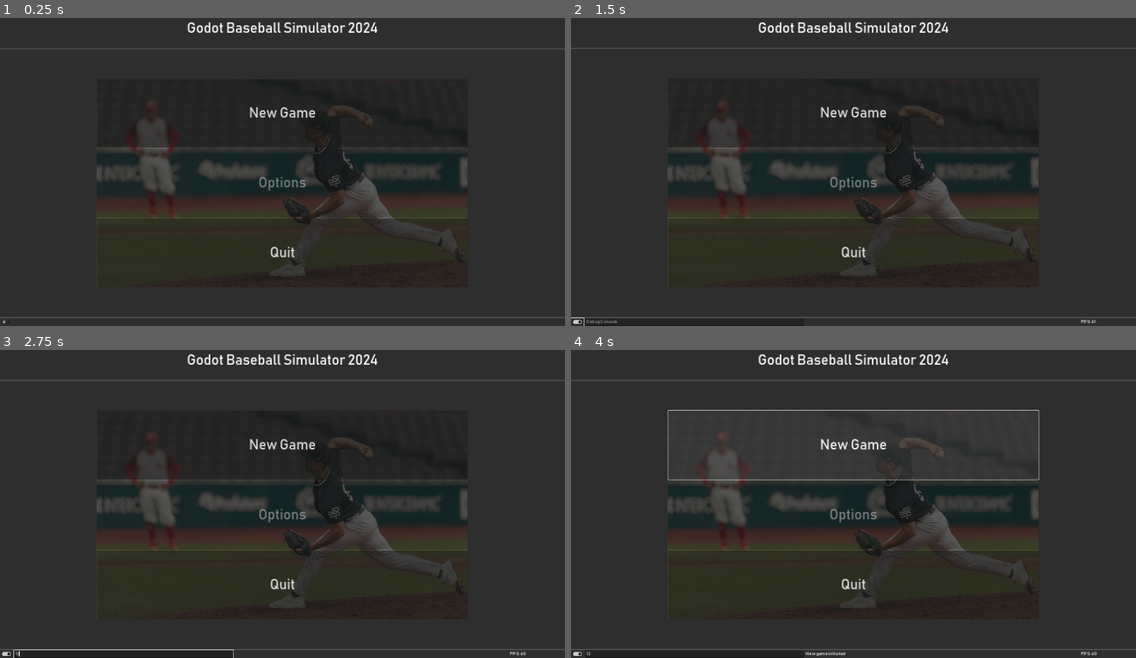
Above: before the commit, frames 1-4 (two rows, left to right).
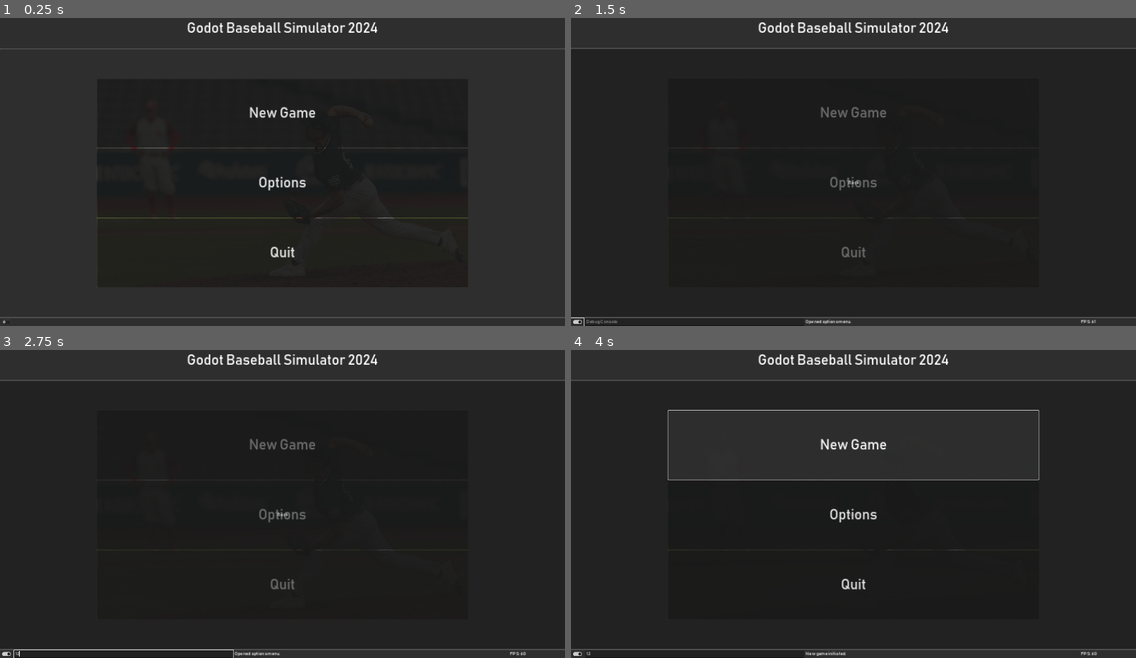
Above: after the commit, the same moments.

Repository: HardieParham/GodotBaseballSim
Game: Godot game, scene res://Source/MainPortal/main_portal.tscn
Same seed, same stepped clock (60 frames per second), same inputs: the game is played once before the commit and once after it.
Inputs (mouse positions are in pixels of both pictures, inside the frame that each line leads up to):
- Up to frame 1 (0.25 s): no input
- Up to frame 2 (1.5 s): click (853, 184) at 0.5 s, where only the run after the commit has a clickable "Options"; click (576, 322) at 1.25 s
- Up to frame 3 (2.75 s): click (124, 654) at 2.02 s; type "12" at 2.1 s
- Up to frame 4 (4 s): click (853, 516) at 2.75 s, where only the run after the commit has a clickable "Back"; click "New Game" at 3.5 s

The runs differ from the first frame. In frame 1, 5.6% of the frame differs, in the area x 17-83%, y 42-65%; in frame 2, 8.4%; in frame 3, 8.4%; in frame 4, 9.4%, in the area x 17-83%, y 26-100%.

Commit message:
Singleton test added

Diff:
--- a/Source/MainPortal/main_portal.gd
+++ b/Source/MainPortal/main_portal.gd
@@ -1,8 +1,17 @@
 class_name MainPortal
 extends Control
 
+#signal content_scene_changed(new_path)
+
 static var debug_text : String = ""
+static var content_scene : String = "res://Source/Menus/MainMenu/main_menu.tscn"
 static var DEBUG : bool = false
+
+#static var debt: int:
+	#get:
+		#return debt
+	#set(value):
+		#debt = -value
 
 
 #@onready var debug_toggle : CheckButton = $VBoxContainer/FooterContainer/HBoxContainer/DebugToggle
@@ -12,20 +21,25 @@
 
 
 @onready var main_container : Container = $VBoxContainer/MainContainer
-@onready var _content_scene: String = "res://Source/Menus/MainMenu/main_menu.tscn"
+#@onready var _content_scene: String = "res://Source/Menus/MainMenu/main_menu.tscn"
+@onready var last_scene = ""
 
 
 # Called when the node enters the scene tree for the first time.
 func _ready() -> void:
-	change_scene(_content_scene)
+	change_scene(content_scene)
 
 
 # Called every frame. 'delta' is the elapsed time since the previous frame.
 func _process(_delta : float) -> void:
+	if content_scene != last_scene:
+		change_scene(content_scene)
+
 	if DEBUG == true:
 		var fps_float: float = Engine.get_frames_per_second()
 		fps_label.text = "FPS: " + str(fps_float)
 		debug_label.text = debug_text
+	last_scene = content_scene
 
 
 func deprint(new_text : String) -> void:
@@ -34,11 +48,24 @@
 
 
 func change_scene(scene_name : String) -> void:
+	print("Last Scene: " + last_scene)
+
+	#if main_container.has_node(last_scene):
+	#var remove_node : Node = get_node(last_scene)
+	#main_container.remove_child(remove_node)
+
+	#last_scene = last_scene.erase(0, 28)
+	#print(last_scene)
+	#var last_node = get_node(last_scene)
+	#print(last_node)
+	#main_container.remove_child(last_node)
+
 	var new_scene : Node = load(scene_name).instantiate()
 	main_container.add_child(new_scene)
 
 
 func _on_debug_toggle_toggled(toggled_on : bool) -> void:
+	Poop.counter += 1
 	if toggled_on == true:
 		DEBUG = true
 		$VBoxContainer/FooterContainer/HBoxContainer/DebugInput.visible = true
--- a/Source/Menus/MainMenu/main_menu.gd
+++ b/Source/Menus/MainMenu/main_menu.gd
@@ -4,6 +4,7 @@
 @onready var btn_new_game : Button = $MarginContainer/VBoxContainer/BtnNewGame
 @onready var btn_options : Button = $MarginContainer/VBoxContainer/BtnOptions
 @onready var btn_quit : Button = $MarginContainer/VBoxContainer/BtnQuit
+
 
 # Called when the node enters the scene tree for the first time.
 func _ready():
@@ -16,11 +17,12 @@
 
 
 func _on_btn_new_game_pressed() -> void:
-	MainPortal.debug_text = "New game initiated"
+	MainPortal.debug_text = "New game initiated."
 
 
 func _on_btn_options_pressed() -> void:
-	MainPortal.debug_text = "How did this happen?"
+	MainPortal.debug_text = "Opened options menu."
+	MainPortal.content_scene = "res://Source/Menus/Options/option_menu.tscn"
 
 
 func _on_btn_quit_pressed() -> void:
--- a/Source/Menus/MainMenu/main_menu.tscn
+++ b/Source/Menus/MainMenu/main_menu.tscn
@@ -37,7 +37,6 @@
 layout_mode = 2
 size_flags_vertical = 3
 theme_override_font_sizes/font_size = 48
-disabled = true
 text = "Options"
 
 [node name="BtnQuit" type="Button" parent="MarginContainer/VBoxContainer"]
--- a/Source/Menus/Options/option_menu.gd
+++ b/Source/Menus/Options/option_menu.gd
@@ -11,3 +11,8 @@
 # Called every frame. 'delta' is the elapsed time since the previous frame.
 func _process(delta : float) -> void:
 	pass
+
+
+func _on_button_pressed():
+	MainPortal.debug_text = "Option menu left."
+	MainPortal.content_scene = "res://Source/Menus/MainMenu/main_menu.tscn"
--- a/Source/Menus/Options/option_menu.tscn
+++ b/Source/Menus/Options/option_menu.tscn
@@ -21,3 +21,5 @@
 grow_vertical = 2
 text = "Back
 "
+
+[connection signal="pressed" from="Button" to="." method="_on_button_pressed"]
--- /dev/null
+++ b/Source/poop.gd
@@ -0,0 +1,8 @@
+extends Node
+
+@export var counter : int = 0
+
+
+# Called when the node enters the scene tree for the first time.
+func _ready():
+	print("Did this work?")
--- a/project.godot
+++ b/project.godot
@@ -19,6 +19,10 @@
 config/icon="res://Assets/Images/Logo1.png"
 boot_splash/minimum_display_time=1250
 
+[autoload]
+
+Poop="*res://Source/poop.gd"
+
 [display]
 
 window/size/viewport_width=1920
